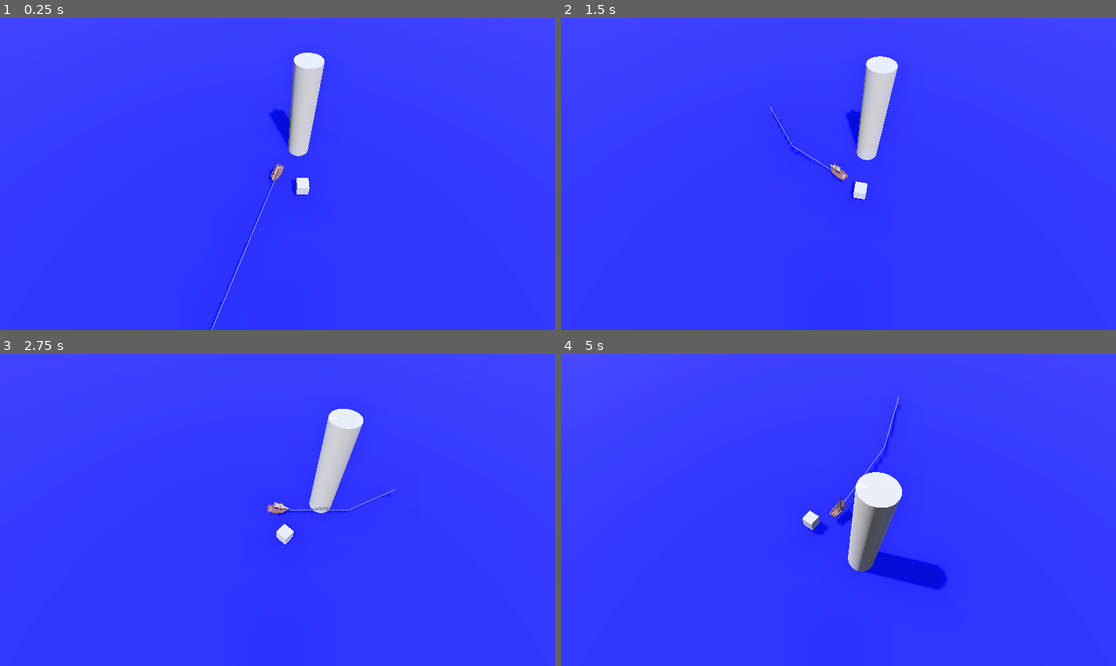
Above: before the commit, frames 1-4 (two rows, left to right).
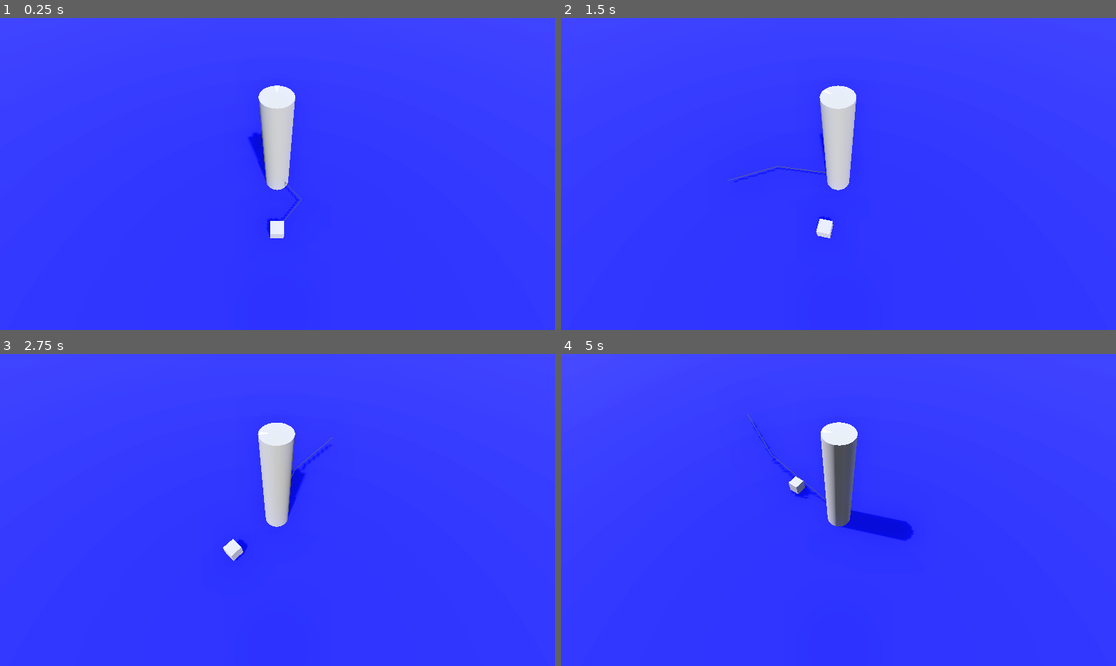
Above: after the commit, the same moments.

Repository: Yrthgze/Lighthouse
Game: Godot game, scene res://scenes/main_level.tscn
Two runs of this game, one before a commit and one after it. Both use one fixed random seed, a clock stepped at 60 frames per second and the inputs below.
Inputs (mouse positions are in pixels of both pictures, inside the frame that each line leads up to):
- Up to frame 1 (0.25 s): no input
- Up to frame 2 (1.5 s): move the mouse to (960, 158) at 0.52 s; hold D (rotate_lighthouse_right) 0.53-1.28 s; click (960, 158) at 0.67 s; move the mouse to (727, 189) at 1.27 s; hold Q (rotate_left) from 1.28 s (still down); click (727, 189) at 1.42 s
- Up to frame 3 (2.75 s): move the mouse to (333, 441) at 2.02 s; release Q (rotate_left) at 2.03 s; hold D (rotate_lighthouse_right) from 2.03 s (still down); click (333, 441) at 2.17 s
- Up to frame 4 (5 s): move the mouse to (810, 572) at 2.77 s; click (810, 572) at 2.92 s; move the mouse to (1005, 556) at 3.52 s; release D (rotate_lighthouse_right) at 3.53 s; hold Q (rotate_left) from 3.53 s (still down); click (1005, 556) at 3.67 s; move the mouse to (672, 463) at 4.27 s; click (672, 463) at 4.42 s

The runs differ from the first frame. In frame 1, 3.7% of the frame differs, in the area x 37-59%, y 11-100%; in frame 2, 3.8%; in frame 3, 4.0%; in frame 4, 5.6%, in the area x 33-70%, y 13-76%.

Commit message:
[TheLighthouse]: Boat following destination point

Diff:
--- a/scenes/main_level.tscn
+++ b/scenes/main_level.tscn
@@ -74,7 +74,7 @@
 current = true
 
 [node name="Movable" type="Node3D" parent="."]
-transform = Transform3D(1, 0, 0, 0, 1, 0, 0, 0, 1, 0, 0, 5.13032)
+transform = Transform3D(1, 0, 0, 0, 1, 0, 0, 0, 1, 0, 0, 5)
 script = ExtResource("2_vpmt4")
 move_speed = 5.0
 
@@ -99,6 +99,5 @@
 
 [node name="Boat" parent="." instance=ExtResource("5_hvnmw")]
 unique_name_in_owner = true
-transform = Transform3D(1, 0, 0, 0, 1, 0, 0, 0, 1, 0, 0, 2.53151)
 
 [connection signal="input_event" from="Scene/SeaStaticBody" to="Scripting/InputManager" method="_on_sea_static_body_input_event"]
--- a/scripts/allies/boat.gd
+++ b/scripts/allies/boat.gd
@@ -15,7 +15,7 @@
 
 func _ready():
 	nav_path_follower.progress = 0.0
-	set_target_position(Vector3(25,0, 25))
+	set_target_position(Vector3(0,0, 5))
 	rotation_speed = 1.0
 	move_speed = 0.0
 
@@ -86,6 +86,7 @@
 # Para cambiar la curva dinámicamente
 func set_target_position(target_pos: Vector3):
 	if nav_path_follower:
+		target_pos = Vector3(target_pos.z, 0, -target_pos.x)
 		var start_pos = global_transform.origin
 		var middle_pos = get_turn_direction_point(start_pos, target_pos)
 
